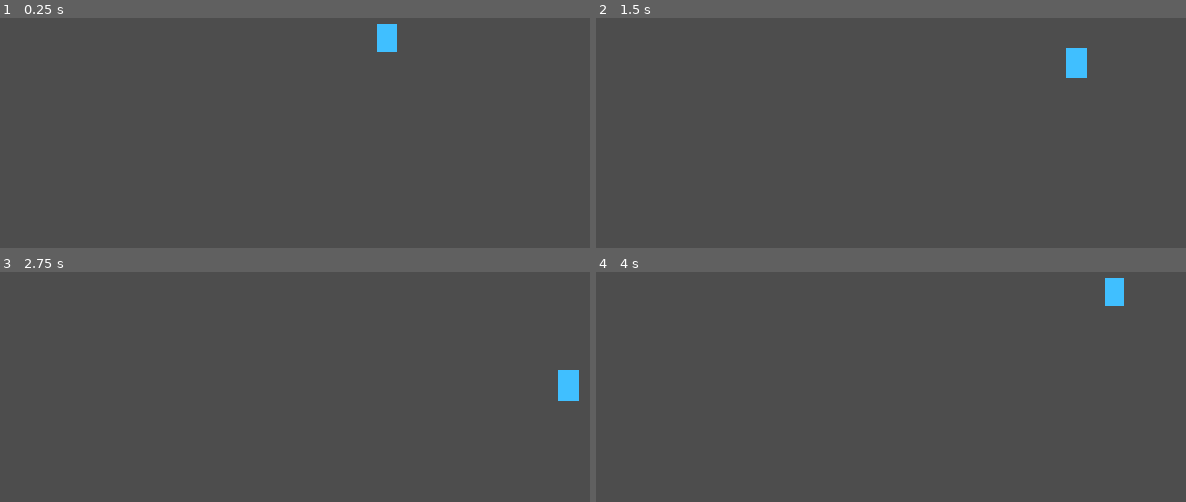
Above: before the commit, frames 1-4 (two rows, left to right).
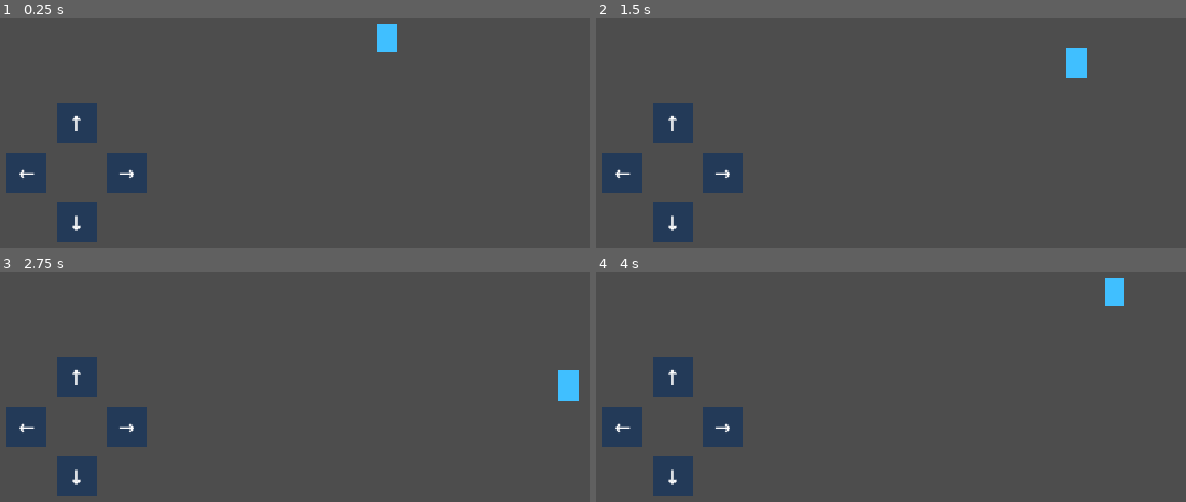
Above: after the commit, the same moments.

Repository: jhonnata2211/ECHOES-The-Last-Refuge-V2
Game: Godot game, scene res://scenes/main/Main.tscn
The game is run twice, just before and just after one commit, with the same random seed, the same clock (stepped at 60 frames per second) and the same inputs.
Inputs:
- Up to frame 1 (0.25 s): no input
- Up to frame 2 (1.5 s): tap Enter at 0.5 s; hold D (move_right) 0.53-1.28 s; hold S (move_down) from 1.28 s (still down)
- Up to frame 3 (2.75 s): release S (move_down) at 2.03 s; hold D (move_right) from 2.03 s (still down)
- Up to frame 4 (4 s): release D (move_right) at 2.78 s; hold W (move_up) 2.78-3.53 s; hold A (move_left) from 3.53 s (still down)

The runs differ from the first frame. In frame 1, 4.7% of the frame differs, in the area x 1-25%, y 36-98%; in frame 2, 4.7%; in frame 3, 4.7%; in frame 4, 4.7%.

Commit message:
ECHOES-008: adiciona controles touchscreen

Diff:
--- a/scenes/main/Main.tscn
+++ b/scenes/main/Main.tscn
@@ -1,8 +1,11 @@
-[gd_scene load_steps=2 format=3]
+[gd_scene load_steps=3 format=3]
 
 [ext_resource type="PackedScene" path="res://scenes/player/Player.tscn" id="1_player"]
+[ext_resource type="PackedScene" path="res://scenes/ui/TouchControls.tscn" id="2_touch_controls"]
 
 [node name="Main" type="Node2D"]
 
 [node name="Player" parent="." instance=ExtResource("1_player")]
 position = Vector2(640, 360)
+
+[node name="TouchControls" parent="." instance=ExtResource("2_touch_controls")]
--- /dev/null
+++ b/scenes/ui/TouchControls.tscn
@@ -0,0 +1,106 @@
+[gd_scene load_steps=6 format=3]
+
+; ECHOES-008: direcional touchscreen provisório, com placeholders internos.
+
+[sub_resource type="Gradient" id="Gradient_normal_placeholder"]
+colors = PackedColorArray(0.12, 0.22, 0.35, 0.9, 0.12, 0.22, 0.35, 0.9)
+
+[sub_resource type="GradientTexture2D" id="Texture_normal_placeholder"]
+gradient = SubResource("Gradient_normal_placeholder")
+width = 64
+height = 64
+
+[sub_resource type="Gradient" id="Gradient_pressed_placeholder"]
+colors = PackedColorArray(0.25, 0.75, 1, 1, 0.25, 0.75, 1, 1)
+
+[sub_resource type="GradientTexture2D" id="Texture_pressed_placeholder"]
+gradient = SubResource("Gradient_pressed_placeholder")
+width = 64
+height = 64
+
+[sub_resource type="RectangleShape2D" id="Shape_button_placeholder"]
+size = Vector2(64, 64)
+
+[node name="TouchControls" type="CanvasLayer"]
+layer = 1
+
+[node name="Directional" type="Control" parent="."]
+layout_mode = 3
+anchors_preset = 2
+anchor_top = 1.0
+anchor_bottom = 1.0
+offset_left = 32.0
+offset_top = -256.0
+offset_right = 256.0
+offset_bottom = -32.0
+grow_vertical = 0
+mouse_filter = 2
+metadata/placeholder = true
+
+[node name="Up" type="TouchScreenButton" parent="Directional"]
+position = Vector2(80, 0)
+texture_normal = SubResource("Texture_normal_placeholder")
+texture_pressed = SubResource("Texture_pressed_placeholder")
+shape = SubResource("Shape_button_placeholder")
+action = "move_up"
+visibility_mode = 0
+
+[node name="Arrow" type="Label" parent="Directional/Up"]
+offset_right = 64.0
+offset_bottom = 64.0
+mouse_filter = 2
+theme_override_font_sizes/font_size = 32
+text = "↑"
+horizontal_alignment = 1
+vertical_alignment = 1
+
+[node name="Down" type="TouchScreenButton" parent="Directional"]
+position = Vector2(80, 160)
+texture_normal = SubResource("Texture_normal_placeholder")
+texture_pressed = SubResource("Texture_pressed_placeholder")
+shape = SubResource("Shape_button_placeholder")
+action = "move_down"
+visibility_mode = 0
+
+[node name="Arrow" type="Label" parent="Directional/Down"]
+offset_right = 64.0
+offset_bottom = 64.0
+mouse_filter = 2
+theme_override_font_sizes/font_size = 32
+text = "↓"
+horizontal_alignment = 1
+vertical_alignment = 1
+
+[node name="Left" type="TouchScreenButton" parent="Directional"]
+position = Vector2(0, 80)
+texture_normal = SubResource("Texture_normal_placeholder")
+texture_pressed = SubResource("Texture_pressed_placeholder")
+shape = SubResource("Shape_button_placeholder")
+action = "move_left"
+visibility_mode = 0
+
+[node name="Arrow" type="Label" parent="Directional/Left"]
+offset_right = 64.0
+offset_bottom = 64.0
+mouse_filter = 2
+theme_override_font_sizes/font_size = 32
+text = "←"
+horizontal_alignment = 1
+vertical_alignment = 1
+
+[node name="Right" type="TouchScreenButton" parent="Directional"]
+position = Vector2(160, 80)
+texture_normal = SubResource("Texture_normal_placeholder")
+texture_pressed = SubResource("Texture_pressed_placeholder")
+shape = SubResource("Shape_button_placeholder")
+action = "move_right"
+visibility_mode = 0
+
+[node name="Arrow" type="Label" parent="Directional/Right"]
+offset_right = 64.0
+offset_bottom = 64.0
+mouse_filter = 2
+theme_override_font_sizes/font_size = 32
+text = "→"
+horizontal_alignment = 1
+vertical_alignment = 1
